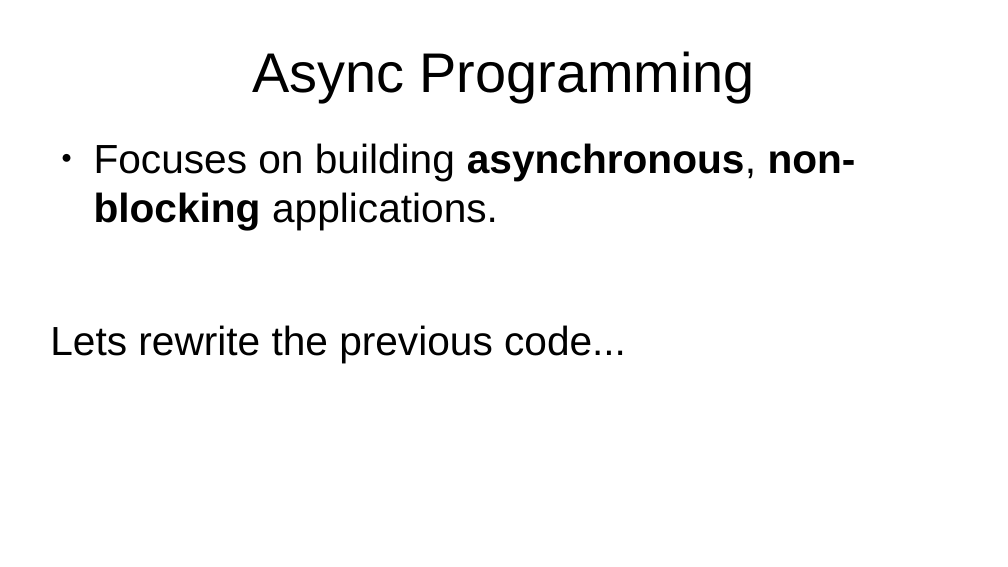
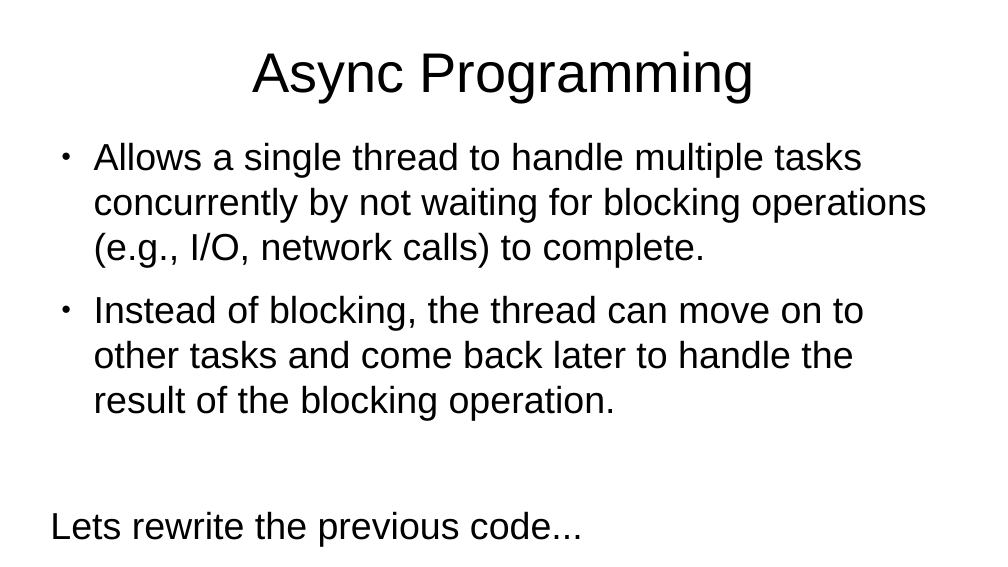
Before and after one commit to muchiri08/saf_concurency_prntn, a slide deck: slide 10 of JavaConcurrency.odp. Drawn at 1008x567 pixels with LibreOffice and Linux fonts; fonts in the diff are those of the drawing. Boxes give left, top, right and bottom in pixels: in the first picture for what was removed or moved away, otherwise in the second. Text is boxed around its words. In the diff, an @@ line names an element or a change of style, - is before the commit and + after.

```diff
--- a/JavaConcurrency.odp
+++ b/JavaConcurrency.odp
@@ text "Allows a single thread to ..." at [94, 142, 926, 421]: size 32 to 29.6 pt in "Lets rewrite the previous code..." @@
@@ text at [94, 142, 926, 421]: text changed; size 32 to 29.6 pt @@
-● Focuses on building asynchronous, non-blocking applications.
+● Allows a single thread to handle multiple tasks concurrently by not waiting for blocking operations (e.g., I/O, network calls) to complete.
+● Instead of blocking, the thread can move on to other tasks and come back later to handle the result of the blocking operation.
```
Also in this commit, not shown: 4 other slides changed, 3 other files.
